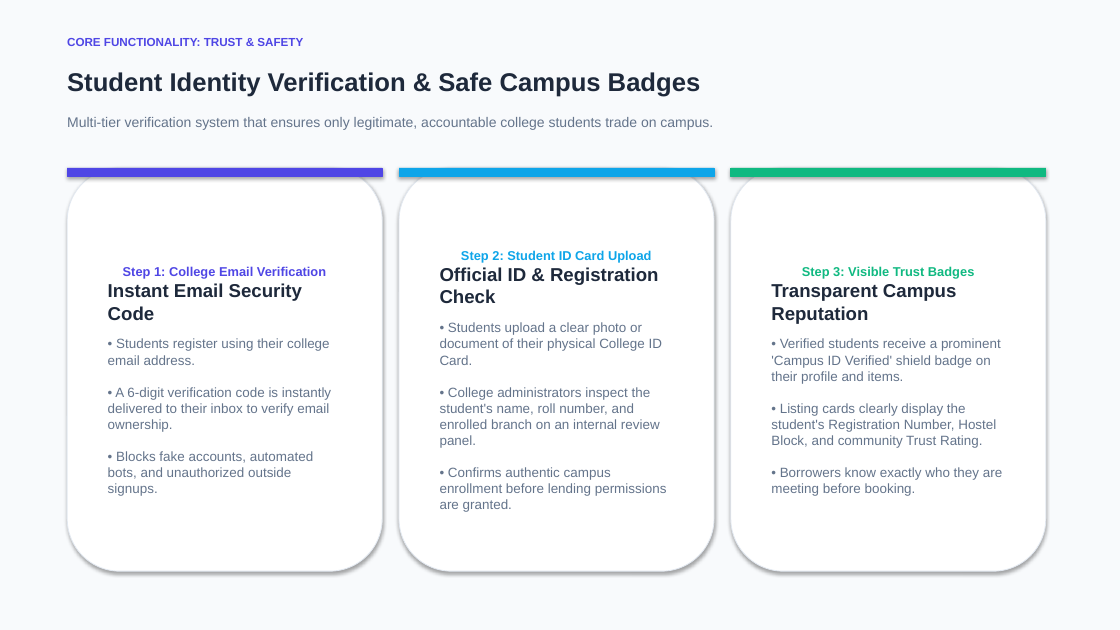
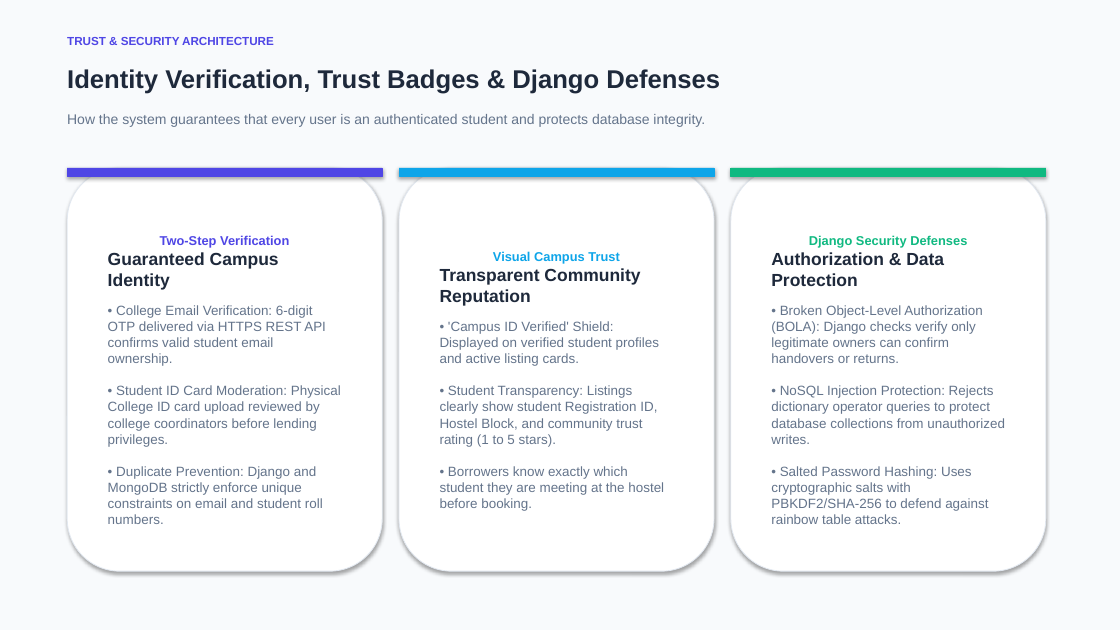
Before and after one commit to 21ambuj/PeerGear, a slide deck: slide 6 of PeerGear_Presentation.pptx (slide 4 before the commit). Drawn at 1120x630 pixels with LibreOffice and Linux fonts; fonts in the diff are those of the drawing. Boxes give left, top, right and bottom in pixels: in the first picture for what was removed or moved away, otherwise in the second. Text is boxed around its words. In the diff, an @@ line names an element or a change of style, - is before the commit and + after.

Commit message:
Update presentation: 4th-year CSE capstone format, Django priority, zero names, zero code

```diff
--- a/PeerGear_Presentation.pptx
+++ b/PeerGear_Presentation.pptx
@@ text at (67,37,274,45): text changed @@
-CORE FUNCTIONALITY: TRUST & SAFETY
+TRUST & SECURITY ARCHITECTURE
@@ text at (67,69,720,94): text changed @@
-Student Identity Verification & Safe Campus Badges
+Identity Verification, Trust Badges & Django Defenses
@@ text at (67,114,705,127): text changed @@
-Multi-tier verification system that ensures only legitimate, accountable college students trade on campus.
+How the system guarantees that every user is an authenticated student and protects database integrity.
@@ text in rounded rectangle at (108,235,341,524): text changed @@
-Step 1: College Email Verification
-Instant Email Security Code
-• Students register using their college email address.
-• A 6-digit verification code is instantly delivered to their inbox to verify email ownership.
-• Blocks fake accounts, automated bots, and unauthorized outside signups.
+Two-Step Verification
+Guaranteed Campus Identity
+• College Email Verification: 6-digit OTP delivered via HTTPS REST API confirms valid student email ownership.
+• Student ID Card Moderation: Physical College ID card upload reviewed by college coordinators before lending privileges.
+• Duplicate Prevention: Django and MongoDB strictly enforce unique constraints on email and student roll numbers.
@@ text in rounded rectangle at (771,235,1005,524): text changed @@
-Step 3: Visible Trust Badges
-Transparent Campus Reputation
-• Verified students receive a prominent 'Campus ID Verified' shield badge on their profile and items.
-• Listing cards clearly display the student's Registration Number, Hostel Block, and community Trust Rating.
-• Borrowers know exactly who they are meeting before booking.
+Django Security Defenses
+Authorization & Data Protection
+• Broken Object-Level Authorization (BOLA): Django checks verify only legitimate owners can confirm handovers or returns.
+• NoSQL Injection Protection: Rejects dictionary operator queries to protect database collections from unauthorized writes.
+• Salted Password Hashing: Uses cryptographic salts with PBKDF2/SHA-256 to defend against rainbow table attacks.
@@ text in rounded rectangle at (440,251,664,511): text changed @@
-Step 2: Student ID Card Upload
-Official ID & Registration Check
-• Students upload a clear photo or document of their physical College ID Card.
-• College administrators inspect the student's name, roll number, and enrolled branch on an internal review panel.
-• Confirms authentic campus enrollment before lending permissions are granted.
+Visual Campus Trust
+Transparent Community Reputation
+• 'Campus ID Verified' Shield: Displayed on verified student profiles and active listing cards.
+• Student Transparency: Listings clearly show student Registration ID, Hostel Block, and community trust rating (1 to 5 stars).
+• Borrowers know exactly which student they are meeting at the hostel before booking.
```
Also in this commit, not shown: 6 other slides changed, 2 slides added, 2 slides removed, 1 other file.
